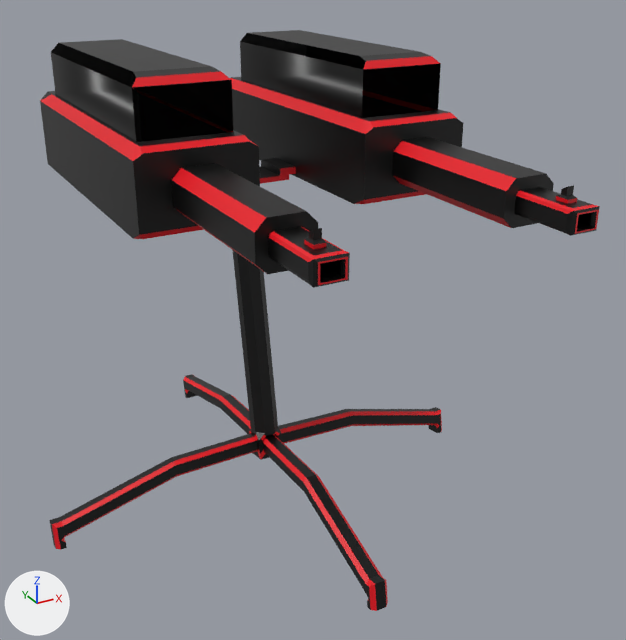
The FBX model InfiniteRunner/Assets/Models/auto-turret.fbx, before and after one commit.
Before and after are seen from a 50 mm camera at (-2.52, -5.66, 3.8) aimed at (0.19, -0.72, 1.34). Every picture has the same lights, and +X, +Y and +Z are marked at lower left. Where no turn or scale is listed for an object, it has been applied to the vertices.

The first picture shows 'LeftCanister', 'RightCanister', 'Stand'.
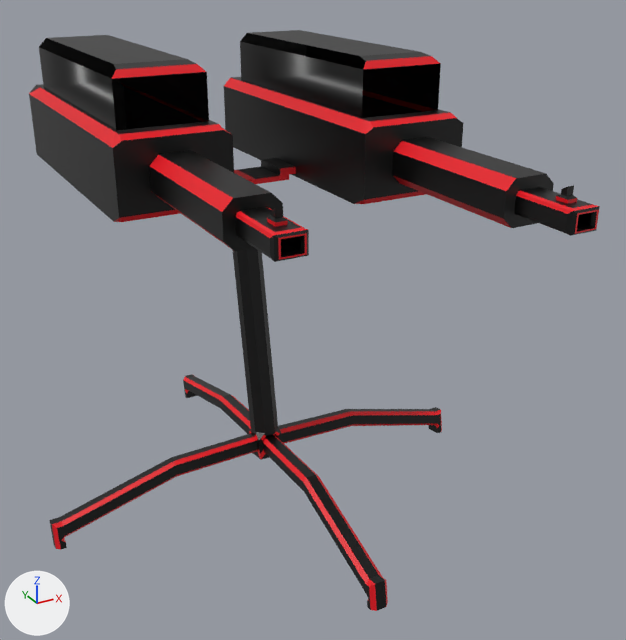
The edits, one by one:
Object 'RightCanister' (ob_rightcanister) moves from (-0.747, 0.021, 2.489) to (-0.747, 0.395, 2.489).

What differs and where, as boxes (x1, y1, x2, y2) in the pictures (626 x 640 px):
'RightCanister', moved: before (40, 39, 350, 288); after (29, 35, 309, 262)
